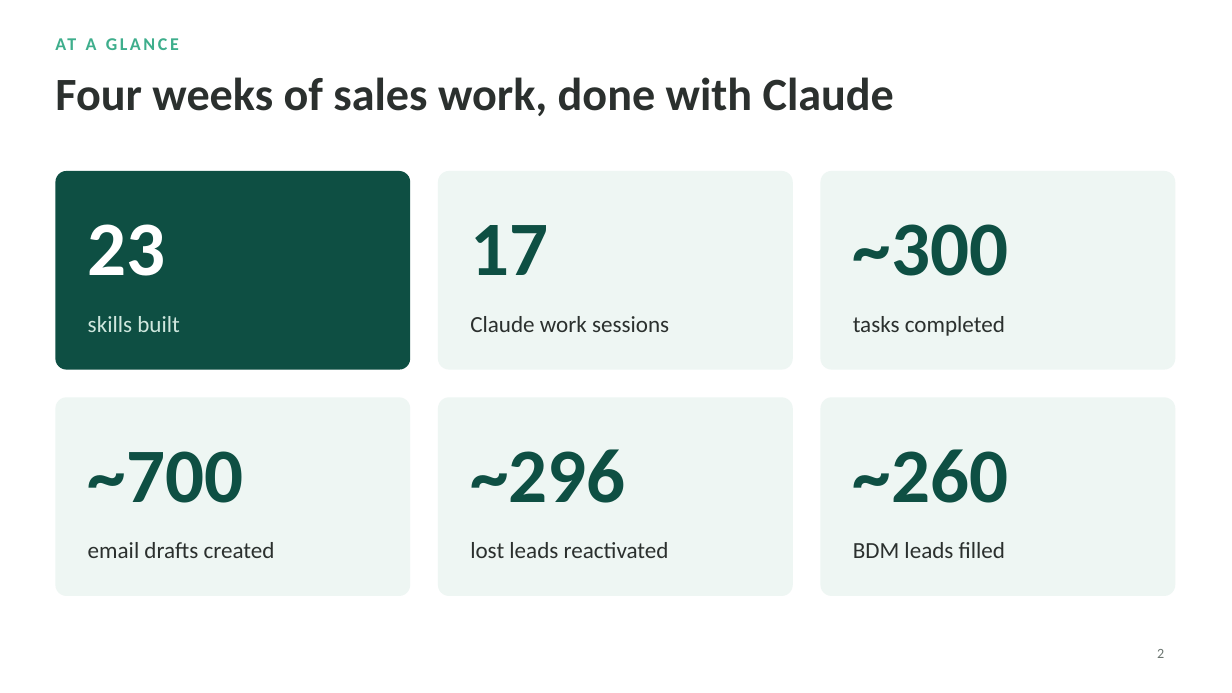
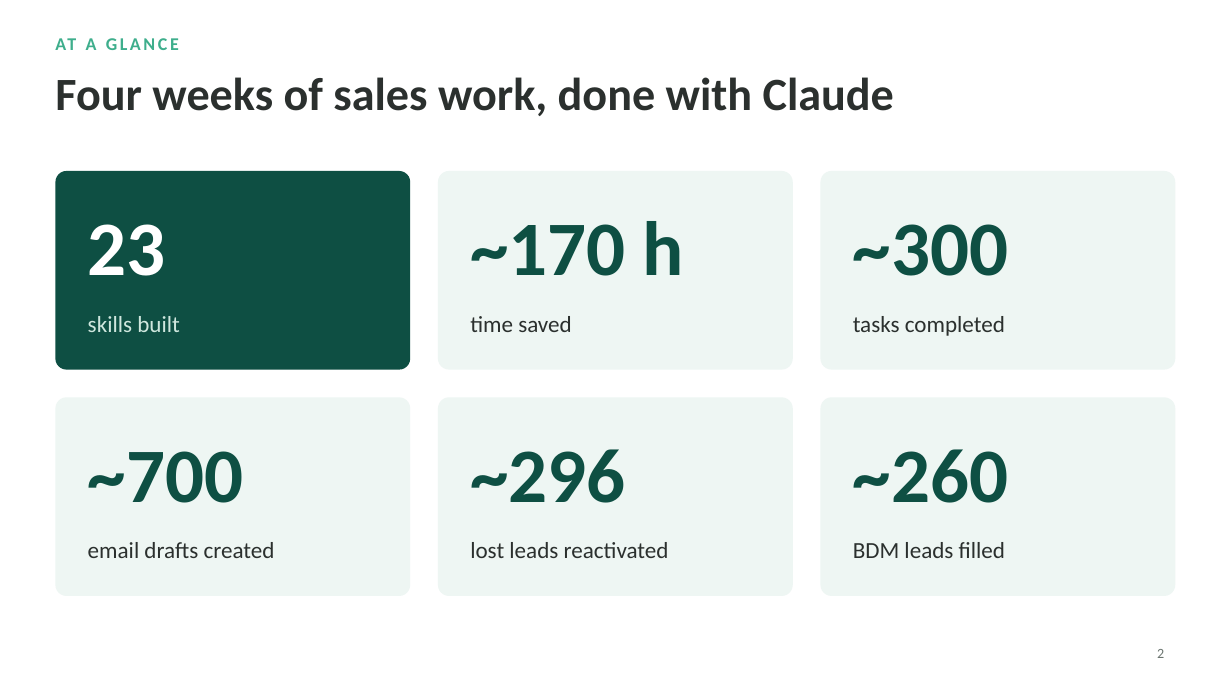
Before and after one commit to gail-gif/OA, a slide deck: slide 2 of Gail_Claude_Skills_Showcase.pptx. Drawn at 1232x693 pixels with LibreOffice and Linux fonts; fonts in the diff are those of the drawing; background and template pictures are left out. Boxes give left, top, right and bottom in pixels: in the first picture for what was removed or moved away, otherwise in the second. Text is boxed around its words. In the diff, an @@ line names an element or a change of style, - is before the commit and + after.

```diff
--- a/Gail_Claude_Skills_Showcase.pptx
+++ b/Gail_Claude_Skills_Showcase.pptx
@@ text at (470,221,684,276): text changed @@
-17
+~170 h
@@ text at (470,316,572,332): text changed @@
-Claude work sessions
+time saved
```
Also in this commit, not shown: 1 other slide changed, 1 slide added, 1 other file.
